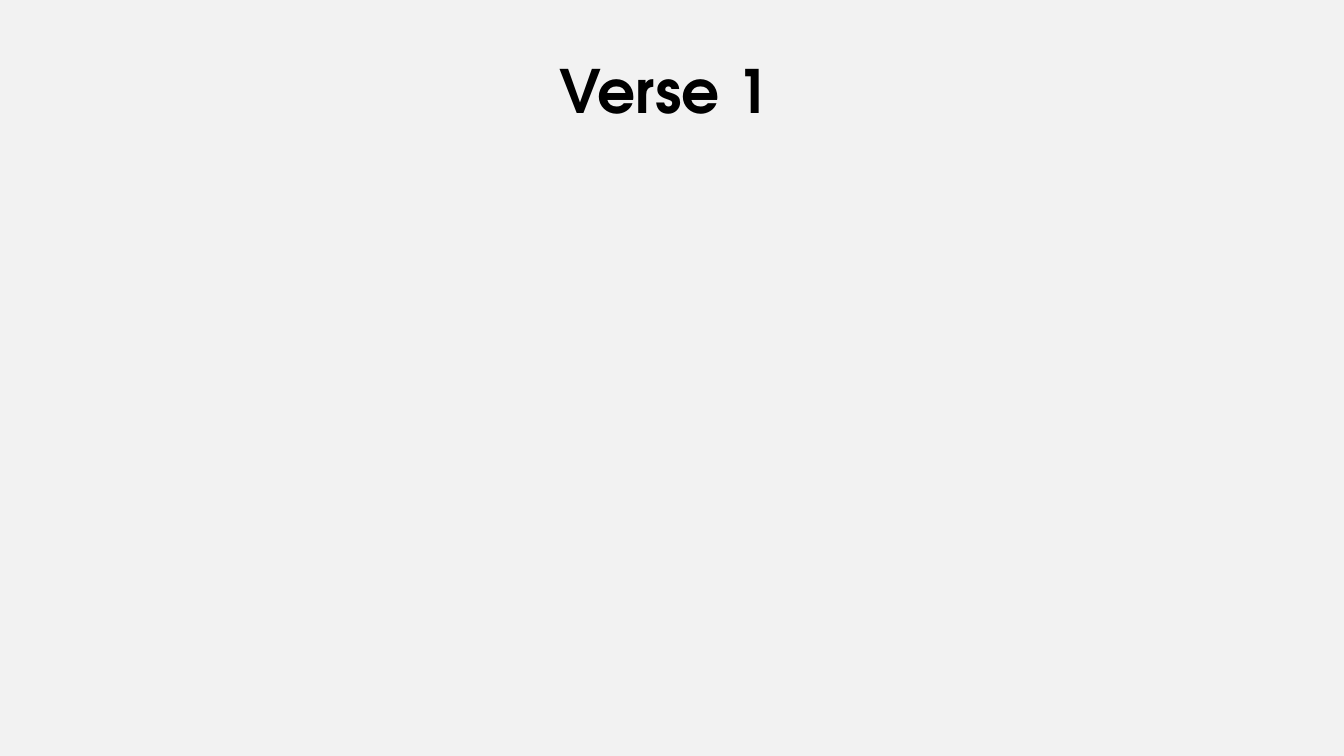
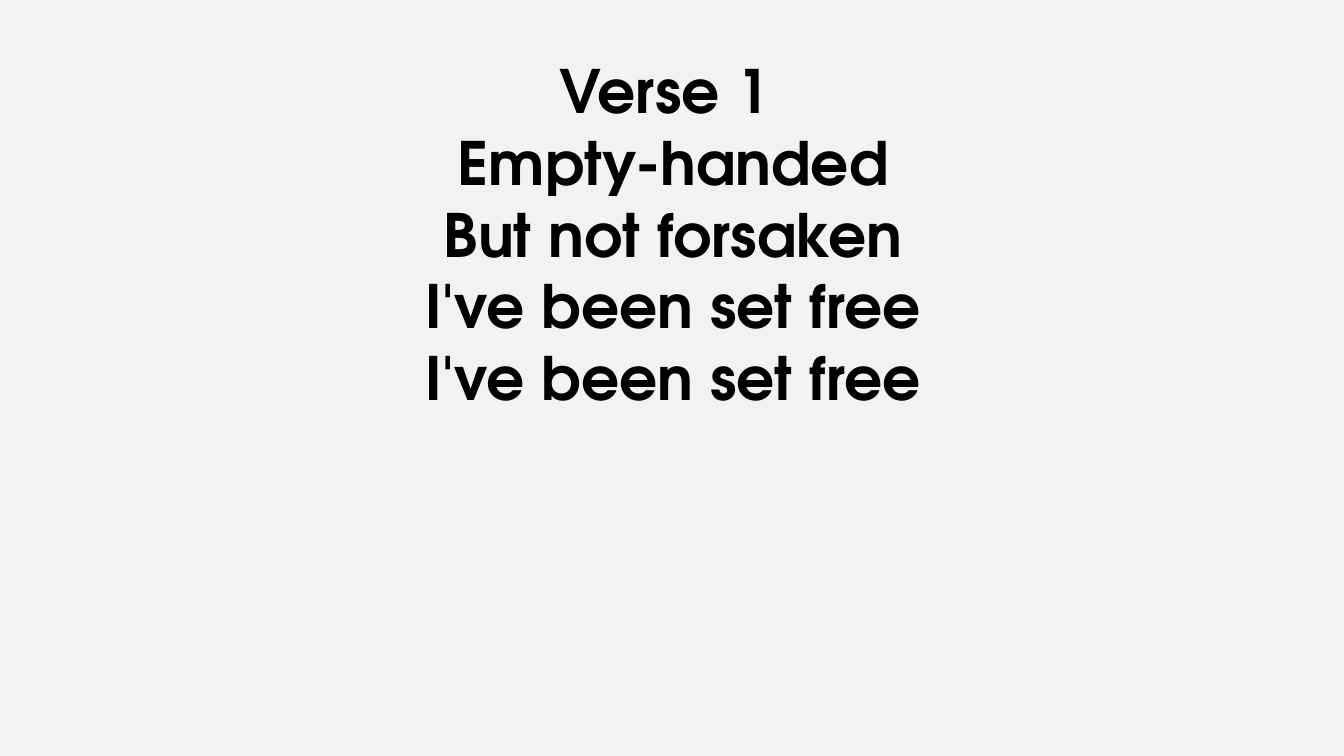
Before and after one commit to pangwuu/Weekly-powerpoint-maker, a slide deck: slide 3 of Songs/Broken Vessels (Amazing Grace)/Broken Vessels (Amazing Grace).pptx. Drawn at 1344x756 pixels with LibreOffice and Linux fonts; fonts in the diff are those of the drawing. Boxes give left, top, right and bottom in pixels: in the first picture for what was removed or moved away, otherwise in the second. Text is boxed around its words. In the diff, an @@ line names an element or a change of style, - is before the commit and + after.

```diff
--- a/Songs/Broken Vessels (Amazing Grace)/Broken Vessels (Amazing Grace).pptx
+++ b/Songs/Broken Vessels (Amazing Grace)/Broken Vessels (Amazing Grace).pptx
@@ subtitle at (425,140,920,401): paragraphs added @@
+Empty-handed
+But not forsaken
+I've been set free
+I've been set free
```
Also in this commit, not shown: 4 other slides changed, 11 slides added, 5 slides removed, 9 other files.
